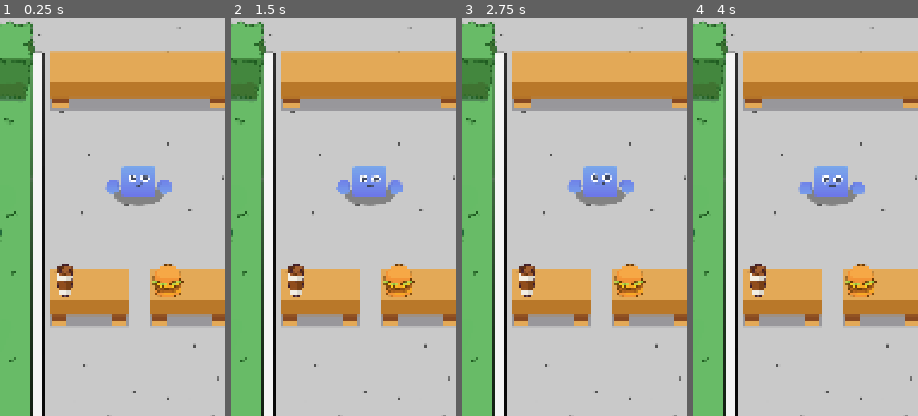
Above: before the commit, frames 1-4 (left to right).
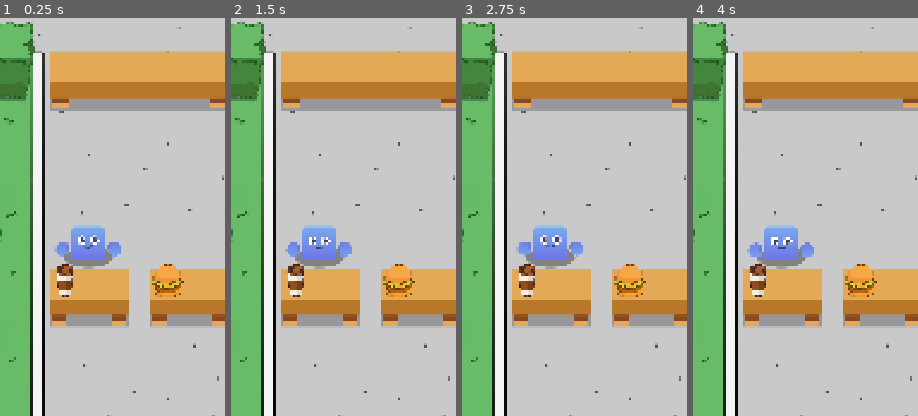
Above: after the commit, the same moments.

Repository: Khubayan/IdleFoodClone
Game: Godot game, scene res://Scenes/Game/game.tscn
Two runs of this game, one before a commit and one after it. Both use one fixed random seed, a clock stepped at 60 frames per second and the inputs below.
Inputs:
- Up to frame 1 (0.25 s): no input
- Up to frame 2 (1.5 s): no input
- Up to frame 3 (2.75 s): no input
- Up to frame 4 (4 s): no input
The pictures show only the part of the screen within x 19-69%, y 37-87%; the shares and areas given below are measured in that part.

The runs differ from the first frame. In frame 1, 4.1% of the frame differs, in the area x 24-77%, y 37-64%; in frame 2, 4.1%; in frame 3, 4.1%; in frame 4, 4.0%.

Commit message:
Prepare Orders

Diff:
--- a/Scenes/Cashier/cashier.tscn
+++ b/Scenes/Cashier/cashier.tscn
@@ -1,10 +1,11 @@
-[gd_scene load_steps=10 format=3 uid="uid://x5uk8rmn6ymp"]
+[gd_scene load_steps=11 format=3 uid="uid://x5uk8rmn6ymp"]
 
 [ext_resource type="Script" uid="uid://b84kv3m1mej0b" path="res://Scripts/Cashier/cashier.gd" id="1_0etad"]
 [ext_resource type="Texture2D" uid="uid://b0p80avtnwnsb" path="res://Idle Assets/Sprites/shadow.png" id="2_52d8b"]
 [ext_resource type="Texture2D" uid="uid://vukrm1i8u07n" path="res://Idle Assets/Sprites/Characters/blue_body_square.png" id="3_ly00a"]
 [ext_resource type="Texture2D" uid="uid://jf60677t635w" path="res://Idle Assets/Sprites/Characters/face_a.png" id="4_44wcj"]
 [ext_resource type="Texture2D" uid="uid://ctjsioplj2qsa" path="res://Idle Assets/Sprites/Characters/blue_hand_closed.png" id="5_gsu1p"]
+[ext_resource type="PackedScene" uid="uid://mggiouvpxnfd" path="res://Scenes/UI/cook_bar.tscn" id="6_h4ya4"]
 
 [sub_resource type="Animation" id="Animation_vf358"]
 length = 0.001
@@ -168,3 +169,13 @@
 &"": SubResource("AnimationLibrary_7o65c")
 }
 autoplay = "idle"
+
+[node name="CookBar" parent="." instance=ExtResource("6_h4ya4")]
+visible = false
+offset_left = -42.0
+offset_top = -140.0
+offset_right = -42.0
+offset_bottom = -140.0
+scale = Vector2(0.65, 0.65)
+
+[connection signal="on_cook_completed" from="CookBar" to="." method="_on_cook_bar_on_cook_completed"]
--- a/Scenes/Customer/customer.tscn
+++ b/Scenes/Customer/customer.tscn
@@ -28,6 +28,7 @@
 
 [node name="ItemBox" type="Control" parent="." index="2"]
 visible = false
+z_index = 1
 custom_minimum_size = Vector2(100, 100)
 layout_mode = 3
 anchors_preset = 15
--- a/Scenes/Game/game.tscn
+++ b/Scenes/Game/game.tscn
@@ -84,9 +84,11 @@
 [node name="CashierManager" type="Node" parent="." node_paths=PackedStringArray("spawn_pos")]
 script = ExtResource("15_8e3kh")
 cashier_scene = ExtResource("6_w8pn2")
-spawn_pos = NodePath("Marker2D")
+spawn_pos = NodePath("../Marker2D")
 
 [node name="Marker2D" type="Marker2D" parent="CashierManager"]
-position = Vector2(536, 1101)
+
+[node name="Marker2D" type="Marker2D" parent="."]
+position = Vector2(415, 1250)
 
 [connection signal="timeout" from="CustomerManager/SpawnTimer" to="CustomerManager" method="_on_spawn_timer_timeout"]
--- /dev/null
+++ b/Scenes/UI/cook_bar.tscn
@@ -0,0 +1,27 @@
+[gd_scene load_steps=4 format=3 uid="uid://mggiouvpxnfd"]
+
+[ext_resource type="Script" uid="uid://bkmhc7clo3fkv" path="res://Scripts/UI/cook_bar.gd" id="1_73lfo"]
+[ext_resource type="Texture2D" uid="uid://lnxx8ovohxni" path="res://Idle Assets/Sprites/UI/pb_circle.png" id="2_b3rav"]
+[ext_resource type="Texture2D" uid="uid://fo2y5tgosdve" path="res://Idle Assets/Sprites/UI/pg_outline.png" id="3_lrb0g"]
+
+[node name="CookBar" type="Control"]
+layout_mode = 3
+anchors_preset = 15
+anchor_right = 1.0
+anchor_bottom = 1.0
+grow_horizontal = 2
+grow_vertical = 2
+script = ExtResource("1_73lfo")
+
+[node name="TextureProgressBar" type="TextureProgressBar" parent="."]
+layout_mode = 0
+offset_right = 40.0
+offset_bottom = 40.0
+max_value = 1.0
+step = 0.01
+fill_mode = 4
+texture_under = ExtResource("2_b3rav")
+texture_over = ExtResource("3_lrb0g")
+texture_progress = ExtResource("2_b3rav")
+tint_under = Color(0, 0, 0, 1)
+tint_progress = Color(0.172549, 0.768627, 0.435294, 1)
--- a/Scripts/Cashier/cashier.gd
+++ b/Scripts/Cashier/cashier.gd
@@ -5,17 +5,21 @@
 
 @export var move_speed := 50.0
 @onready var anim_player: AnimationPlayer = $AnimationPlayer
+@onready var cook_bar: CookBar = $CookBar
 
 var current_customer: Customer
 var counter_pos: Vector2
 
-
+var item_request: Item
+var item_counter_pos: Vector2
 
 
 func set_customer(customer: Customer) -> void:
 	current_customer = customer
 	customer.being_served = true
 	counter_pos = Vector2(customer.position.x, customer.position.y + 160)
+	item_request = customer.request_item
+	item_counter_pos = GameManager.get_item_counter_pos(item_request)
 
 func take_order() -> void:
 	move_to_customer()
@@ -31,7 +35,23 @@
 	anim_player.play("move")
 
 func move_to_item_position() -> void:
+	anim_player.play("idle")
 	# Create tween
+	var tween := create_tween()
+	tween.tween_property(self, "position", item_counter_pos, 1.0)
+	tween.tween_interval(0.5)
+	tween.finished.connect(func(): start_cook_time())
 	# Move to item counter pos
 	# Start cook time
-	anim_player.play("idle")
+
+func start_cook_time() -> void:
+	cook_bar.show()
+	cook_bar.cook_item(item_request.cook_time)
+
+func delivered_order() -> void:
+	print("Cook completed")
+
+func _on_cook_bar_on_cook_completed() -> void:
+	cook_bar.hide()
+	cook_bar.reset_bar()
+	delivered_order()
--- /dev/null
+++ b/Scripts/UI/cook_bar.gd
@@ -0,0 +1,17 @@
+extends Control
+class_name CookBar
+
+signal on_cook_completed
+
+@onready var texture_progress_bar: TextureProgressBar = $TextureProgressBar
+
+
+
+func cook_item(time: float) -> void:
+	var tween := create_tween()
+	tween.tween_property(texture_progress_bar, "value", 1.0, time)
+	tween.finished.connect(func(): on_cook_completed.emit())
+
+
+func reset_bar() -> void:
+	texture_progress_bar.value = 0
--- a/autoloads/game_manager.gd
+++ b/autoloads/game_manager.gd
@@ -5,6 +5,17 @@
 const ITEM_BURGER = preload("res://Data/item_burger.tres")
 const ITEM_COFFE = preload("res://Data/item_coffe.tres")
 
+var coffee_counter_pos := Vector2(415, 1250)
+var burger_counter_pos := Vector2(665, 1250)
+
 func get_random_item() -> Item:
 	var items: Array = [ITEM_BURGER, ITEM_COFFE]
 	return items.pick_random()
+
+func get_item_counter_pos(item: Item) -> Vector2:
+	match item.type:
+		Item.ItemType.Coffee:
+			return coffee_counter_pos
+		Item.ItemType.Burger:
+			return burger_counter_pos
+	return Vector2.ZERO
Not shown, added: Scripts/UI/cook_bar.gd.uid
